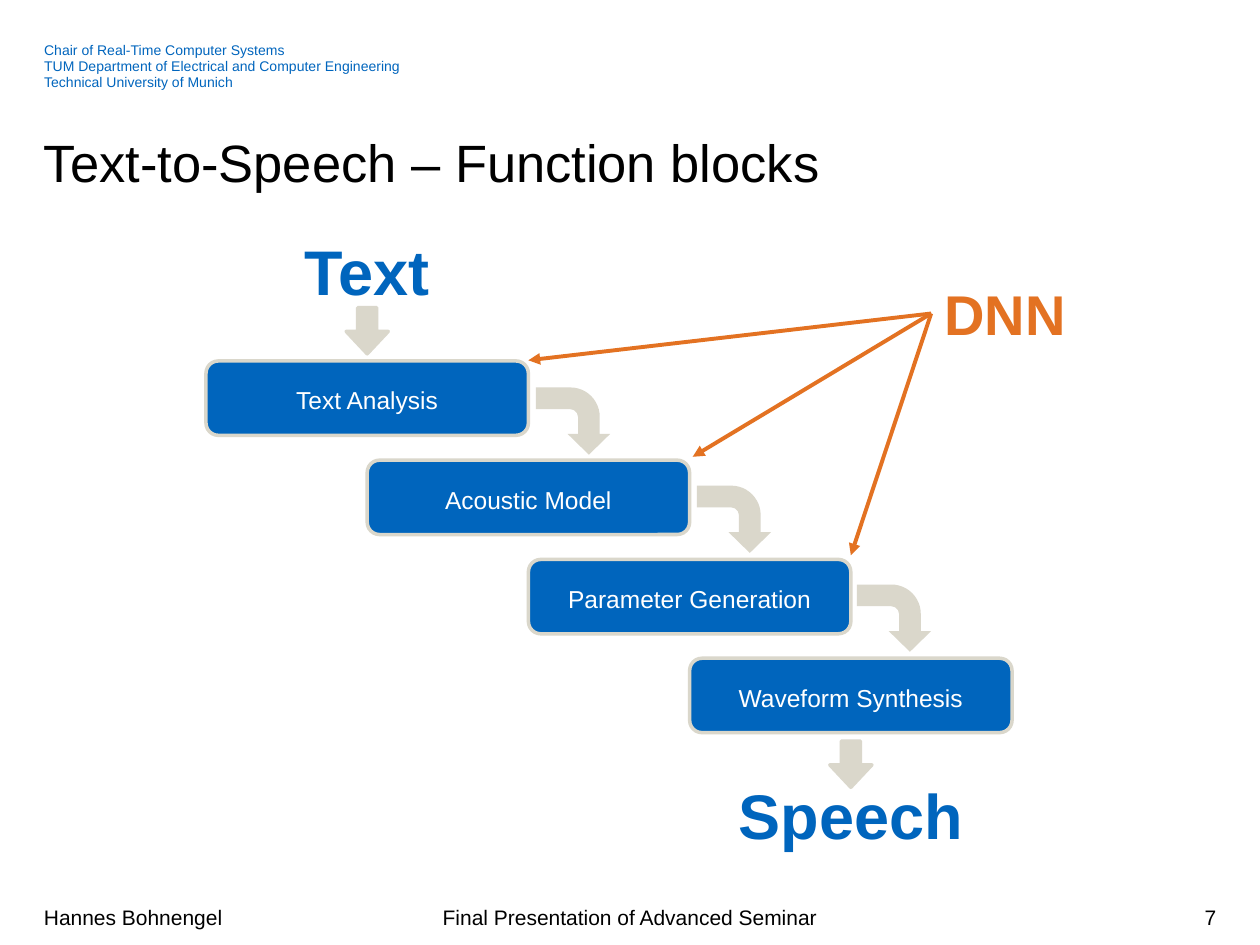
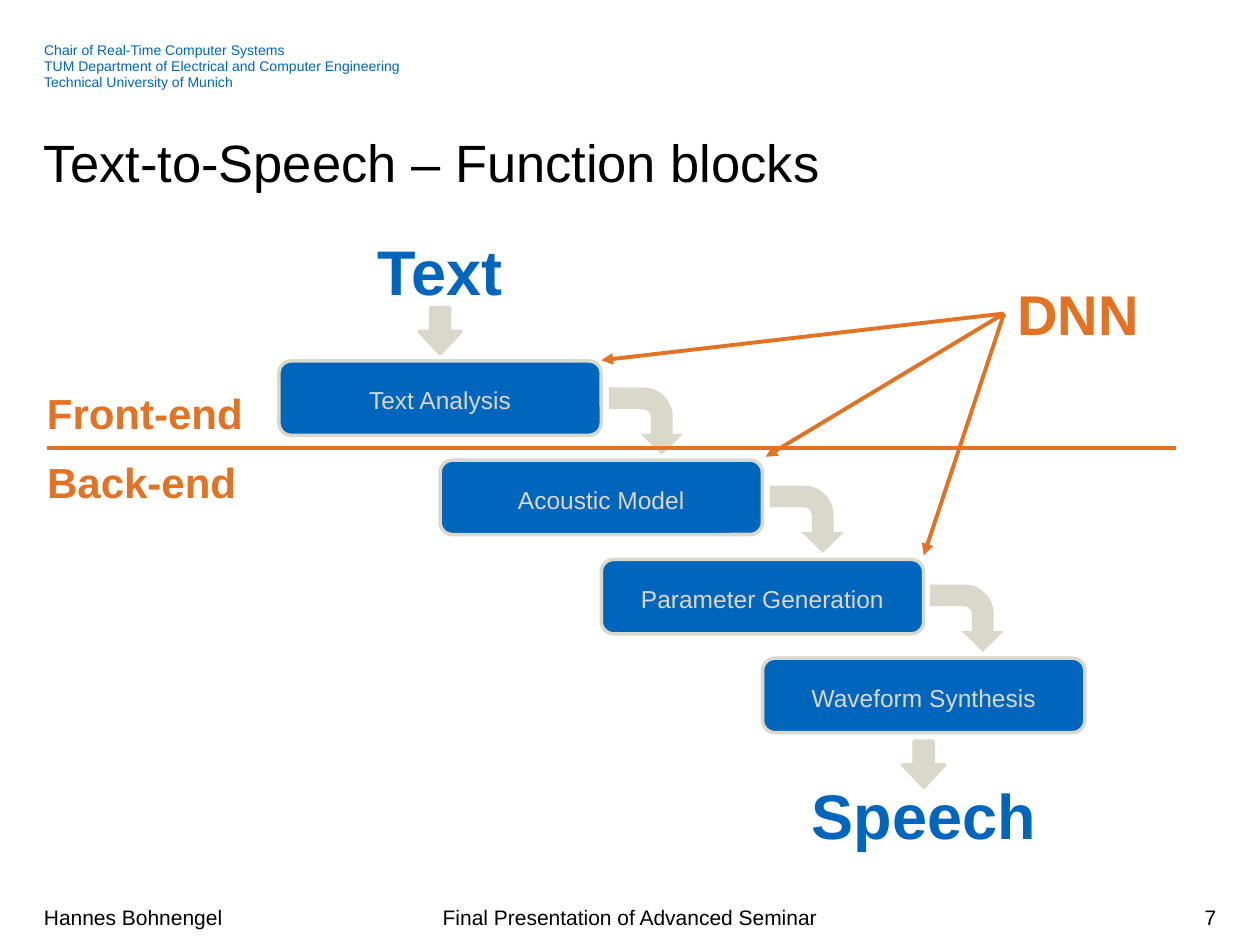
Before and after one commit to hannesb0/deeplearning, a slide deck: slide 7 of pres/Final_Presentation_V02.pptx. Drawn at 1260x945 pixels with LibreOffice and Linux fonts; fonts in the diff are those of the drawing; background and template pictures are left out. Boxes give left, top, right and bottom in pixels: in the first picture for what was removed or moved away, otherwise in the second. Text is boxed around its words. In the diff, an @@ line names an element or a change of style, - is before the commit and + after.

```diff
--- a/pres/Final_Presentation_V02.pptx
+++ b/pres/Final_Presentation_V02.pptx
@@ 4 rounded rectangles, 3 texts, 3 bent arrows, 3 arrows, 1 down arrow: place and size @@
-4 rounded rectangles, 3 texts, 3 bent arrows, 3 arrows, 1 down arrow at <box>205,251,1065,851</box>
+4 rounded rectangles, 3 texts, 3 bent arrows, 3 arrows, 1 down arrow at <box>278,251,1138,851</box>
@@ text added at <box>47,398,243,430</box>, 24 pt, text #E37222, bold @@
+Front-end
@@ line added from (47, 449) to (1176, 449), #E37222 2.25 pt @@
@@ text added at <box>47,467,236,499</box>, 24 pt, text #E37222, bold @@
+Back-end
@@ text colour #FFFFFF to #DAD7CB in 4 elements at <box>278,360,601,435</box>, <box>440,460,762,534</box>, <box>601,559,924,634</box>, <box>762,658,1085,732</box> @@
@@ down arrow: place and size @@
-down arrow at <box>830,741,872,788</box>
+down arrow at <box>902,741,944,788</box>
```
Also in this commit, not shown: 7 other slides changed, 2 slides added, 4 other files.
